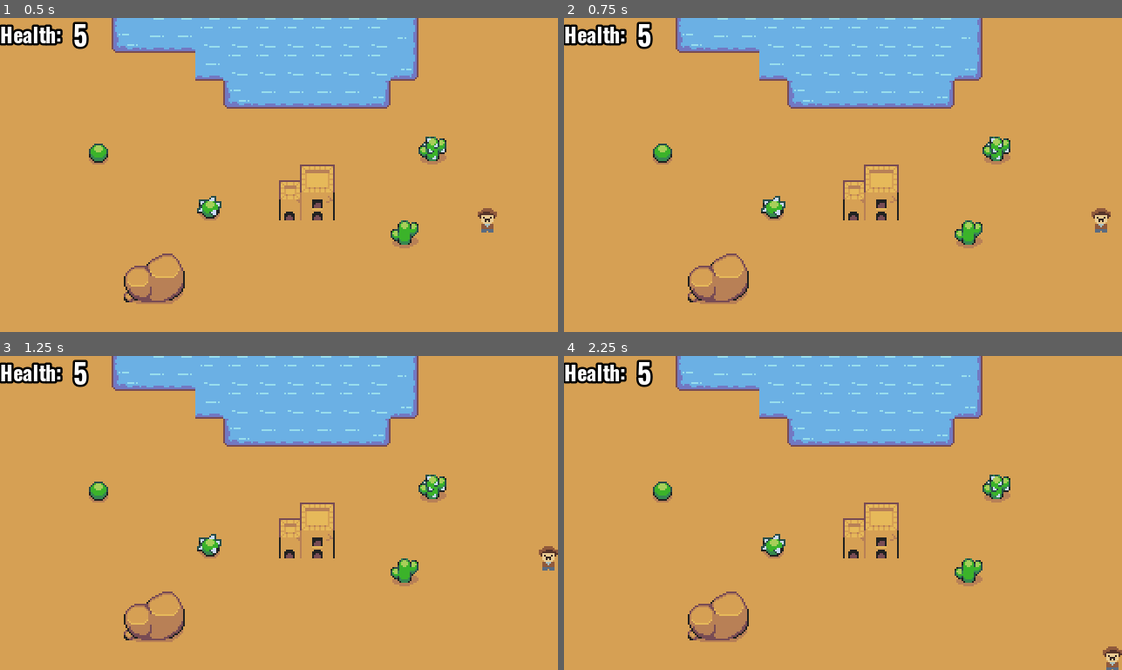
Above: before the commit, frames 1-4 (two rows, left to right).
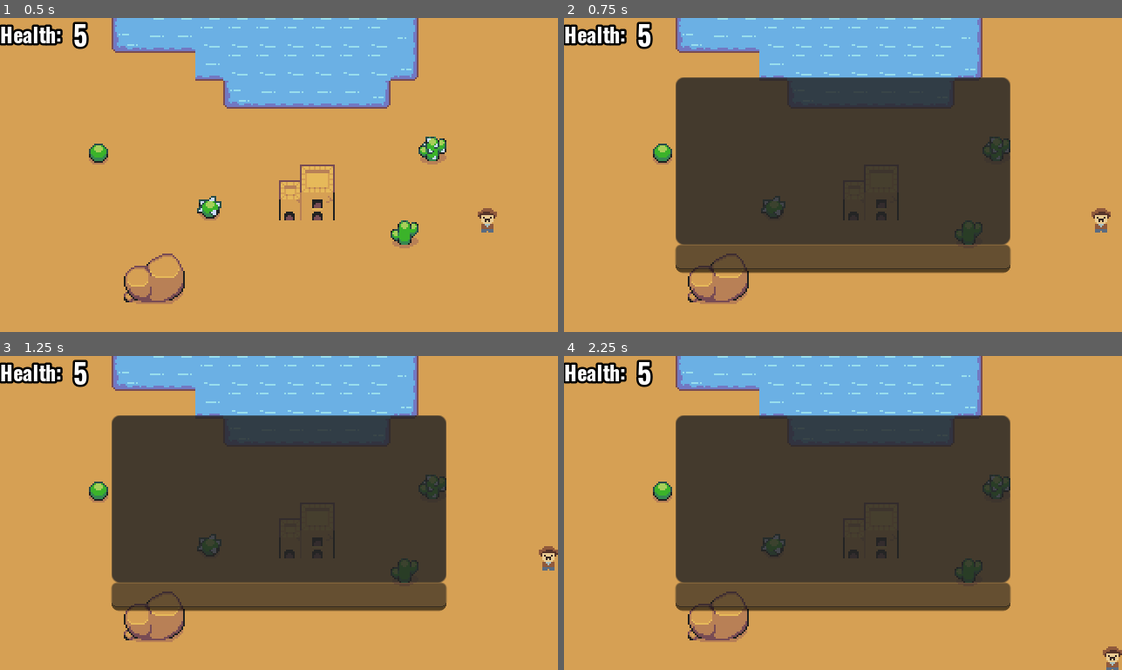
Above: after the commit, the same moments.

Repository: AlexPham0209/tank-turmoil
Game: Godot game, scene res://src/scenes/round.tscn
Same seed, same stepped clock (60 frames per second), same inputs: the game is played once before the commit and once after it. This scene is started directly instead of the project's main scene. The engine's default icon, where the game draws it, is replaced by a stand-in: a white triangle on a blue panel in a dark square.
Inputs (mouse positions are in pixels of both pictures, inside the frame that each line leads up to):
- Up to frame 1 (0.5 s): no input
- Up to frame 2 (0.75 s): tap Enter at 0.5 s; move the mouse to (965, 159) at 0.52 s; hold D (right) from 0.53 s (still down); hold Tab (chat, bound only after the commit) from 0.53 s (still down)
- Up to frame 3 (1.25 s): keep holding D (right); keep holding Tab (chat, bound only after the commit)
- Up to frame 4 (2.25 s): tap Space at 1.25 s; move the mouse to (731, 528) at 1.27 s; release D (right) at 1.28 s; release Tab (chat, bound only after the commit) at 1.28 s; hold S (down) 1.28-2.03 s; click (731, 528) at 1.35 s; tap Tab (chat, bound only after the commit) at 1.55 s; move the mouse to (898, 443) at 2.02 s; hold D (right) from 2.03 s (still down); hold Tab (chat, bound only after the commit) from 2.03 s (still down)

Frame 1 is identical in both runs. In frame 2, 37% of the frame differs, in the area x 19-81%, y 18-82%; in frame 3, 37%; in frame 4, 37%.

Commit message:
Created chat

Diff:
--- a/project.godot
+++ b/project.godot
@@ -56,6 +56,11 @@
 "events": [Object(InputEventKey,"resource_local_to_scene":false,"resource_name":"","device":-1,"window_id":0,"alt_press …(192 unchanged characters)…
 ]
 }
+chat={
+"deadzone": 0.5,
+"events": [Object(InputEventKey,"resource_local_to_scene":false,"resource_name":"","device":-1,"window_id":0,"alt_pressed":false,"shift_pressed":false,"ctrl_pressed":false,"meta_pressed":false,"pressed":false,"keycode":0,"physical_keycode":4194306,"key_label":0,"unicode":0,"location":0,"echo":false,"script":null)
+]
+}
 
 [layer_names]
 
--- /dev/null
+++ b/src/scenes/chat.tscn
@@ -0,0 +1,43 @@
+[gd_scene load_steps=4 format=3 uid="uid://bg4xdnb77oorr"]
+
+[ext_resource type="FontFile" uid="uid://blr1av5cpkt1f" path="res://src/assets/fonts/static/Oswald-Bold.ttf" id="1_5yqyy"]
+[ext_resource type="Script" path="res://src/scripts/chat.gd" id="1_o8yly"]
+
+[sub_resource type="StyleBoxFlat" id="StyleBoxFlat_ript8"]
+bg_color = Color(0.145098, 0.145098, 0.145098, 0.827451)
+corner_radius_top_left = 5
+corner_radius_top_right = 5
+corner_radius_bottom_right = 5
+corner_radius_bottom_left = 5
+
+[node name="Chat" type="Control"]
+layout_mode = 3
+anchors_preset = 0
+offset_right = 192.0
+offset_bottom = 112.0
+script = ExtResource("1_o8yly")
+
+[node name="ScrollContainer" type="ScrollContainer" parent="."]
+layout_mode = 1
+anchors_preset = 10
+anchor_right = 1.0
+offset_bottom = 96.0
+grow_horizontal = 2
+theme_override_styles/panel = SubResource("StyleBoxFlat_ript8")
+
+[node name="VBoxContainer" type="VBoxContainer" parent="ScrollContainer"]
+layout_mode = 2
+
+[node name="LineEdit" type="LineEdit" parent="."]
+layout_mode = 1
+anchors_preset = 12
+anchor_top = 1.0
+anchor_right = 1.0
+anchor_bottom = 1.0
+offset_top = -16.0
+grow_horizontal = 2
+grow_vertical = 0
+theme_override_fonts/font = ExtResource("1_5yqyy")
+theme_override_font_sizes/font_size = 5
+
+[connection signal="text_submitted" from="LineEdit" to="." method="_on_line_edit_text_submitted"]
--- /dev/null
+++ b/src/scenes/message.tscn
@@ -0,0 +1,10 @@
+[gd_scene load_steps=2 format=3 uid="uid://b1pm4q4raltby"]
+
+[ext_resource type="FontFile" uid="uid://blr1av5cpkt1f" path="res://src/assets/fonts/static/Oswald-Bold.ttf" id="1_fsnhn"]
+
+[node name="Message" type="Label"]
+offset_right = 192.0
+offset_bottom = 8.0
+theme_override_constants/outline_size = 1
+theme_override_fonts/font = ExtResource("1_fsnhn")
+theme_override_font_sizes/font_size = 5
--- a/src/scenes/round.tscn
+++ b/src/scenes/round.tscn
@@ -1,9 +1,10 @@
-[gd_scene load_steps=11 format=4 uid="uid://c42ib5d3f6lg3"]
+[gd_scene load_steps=12 format=4 uid="uid://c42ib5d3f6lg3"]
 
 [ext_resource type="Script" path="res://src/scripts/round.gd" id="1_ko5vf"]
 [ext_resource type="PackedScene" uid="uid://pt3gn3dugj75" path="res://src/scenes/health.tscn" id="2_7la7u"]
 [ext_resource type="Texture2D" uid="uid://b3kblyjavhusk" path="res://src/assets/DesertTileset16x16/Tileset16x16/DesertTilemap16x16.png" id="2_cdtwk"]
 [ext_resource type="FontFile" uid="uid://blr1av5cpkt1f" path="res://src/assets/fonts/static/Oswald-Bold.ttf" id="4_x366e"]
+[ext_resource type="PackedScene" uid="uid://bg4xdnb77oorr" path="res://src/scenes/chat.tscn" id="5_0dpml"]
 
 [sub_resource type="WorldBoundaryShape2D" id="WorldBoundaryShape2D_my5vl"]
 normal = Vector2(0, 1)
@@ -437,3 +438,16 @@
 theme_override_constants/outline_size = 5
 theme_override_fonts/font = ExtResource("4_x366e")
 text = "WINS"
+
+[node name="Chat" parent="UI" instance=ExtResource("5_0dpml")]
+anchors_preset = 8
+anchor_left = 0.5
+anchor_top = 0.5
+anchor_right = 0.5
+anchor_bottom = 0.5
+offset_left = -96.0
+offset_top = -56.0
+offset_right = 96.0
+offset_bottom = 56.0
+grow_horizontal = 2
+grow_vertical = 2
--- a/src/scenes/winning_screen.tscn
+++ b/src/scenes/winning_screen.tscn
@@ -1,11 +1,37 @@
-[gd_scene load_steps=3 format=3 uid="uid://b6l7wtdba7f62"]
+[gd_scene load_steps=4 format=3 uid="uid://b6l7wtdba7f62"]
 
-[ext_resource type="Texture2D" uid="uid://p1h3ic7diw3i" path="res://icon.svg" id="1_5lvsk"]
 [ext_resource type="Script" path="res://src/scripts/winning_screen.gd" id="1_kox3b"]
+[ext_resource type="Texture2D" uid="uid://76qty0xkqhuq" path="res://src/assets/sunset.png" id="2_bu2od"]
+[ext_resource type="FontFile" uid="uid://blr1av5cpkt1f" path="res://src/assets/fonts/static/Oswald-Bold.ttf" id="3_vnulv"]
 
-[node name="WinningScreen" type="Node2D"]
+[node name="WinningScreen" type="CanvasLayer"]
 script = ExtResource("1_kox3b")
 
-[node name="Icon" type="Sprite2D" parent="."]
-position = Vector2(214, 73)
-texture = ExtResource("1_5lvsk")
+[node name="Control" type="Control" parent="."]
+layout_mode = 3
+anchors_preset = 15
+anchor_right = 1.0
+anchor_bottom = 1.0
+grow_horizontal = 2
+grow_vertical = 2
+
+[node name="TextureRect" type="TextureRect" parent="Control"]
+offset_right = 320.0
+offset_bottom = 180.0
+texture = ExtResource("2_bu2od")
+
+[node name="Label" type="Label" parent="Control"]
+layout_mode = 1
+anchors_preset = 8
+anchor_left = 0.5
+anchor_top = 0.5
+anchor_right = 0.5
+anchor_bottom = 0.5
+offset_left = -20.0
+offset_top = -11.5
+offset_right = 20.0
+offset_bottom = 11.5
+grow_horizontal = 2
+grow_vertical = 2
+theme_override_constants/outline_size = 5
+theme_override_fonts/font = ExtResource("3_vnulv")
--- /dev/null
+++ b/src/scripts/chat.gd
@@ -0,0 +1,20 @@
+extends Control
+
+var message_box : PackedScene = preload("res://src/scenes/message.tscn")
+@onready var messages : VBoxContainer = $ScrollContainer/VBoxContainer
+
+func _ready() -> void:
+	visible = false
+
+@rpc("any_peer", "call_local")
+func add_message(id : int, message : String) -> void:
+	var instance = message_box.instantiate()
+	instance.text = "%s: %s" % [MultiplayerManager.players[id].name, message]
+	messages.add_child(instance)
+
+func _on_line_edit_text_submitted(new_text: String) -> void:
+	add_message.rpc(multiplayer.get_unique_id(), new_text)
+
+func _input(event: InputEvent) -> void:
+	if event.is_action_pressed("chat"):
+		visible = !visible
--- a/src/scripts/winning_screen.gd
+++ b/src/scripts/winning_screen.gd
@@ -1,8 +1,14 @@
-extends Node2D
+extends CanvasLayer
 
+@onready var label : Label = $Control/Label
 
 # Called when the node enters the scene tree for the first time.
 func _ready() -> void:
+	var players = GameManager.scores.keys()
+	players.sort_custom(func(a, b): return GameManager.scores[a]["wins"] > GameManager.scores[b]["wins"])
+	print(players)
+
+	label.text = "%s Wins The Game" % GameManager.scores[players[0]]["name"]
 	await get_tree().create_timer(2.0).timeout
 	GameManager.reset()
 
